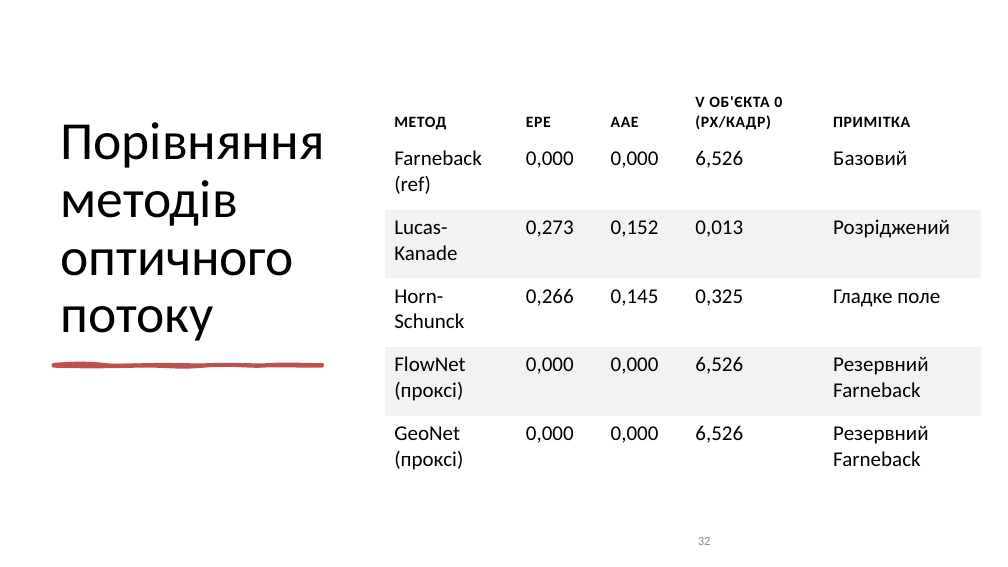
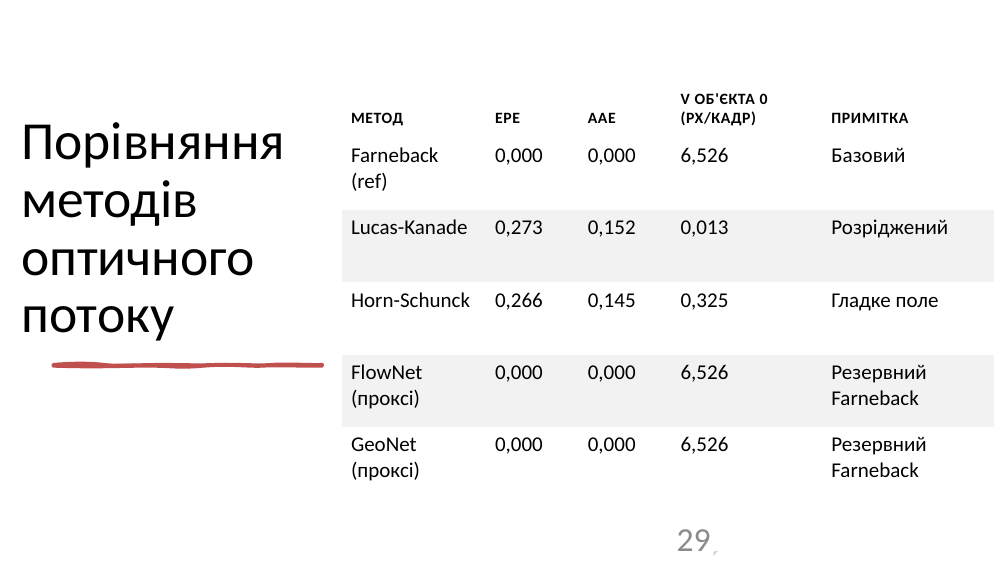
Before and after one commit to ly0wenka/dis_f, a slide deck: slide 29 of dissertation_Kondratov_slides.pptx (slide 32 before the commit). Drawn at 1008x567 pixels with LibreOffice and Linux fonts; fonts in the diff are those of the drawing. Boxes give left, top, right and bottom in pixels: in the first picture for what was removed or moved away, otherwise in the second. Text is boxed around its words. In the diff, an @@ line names an element or a change of style, - is before the commit and + after.

```diff
--- a/dissertation_Kondratov_slides.pptx
+++ b/dissertation_Kondratov_slides.pptx
@@ title "Порівняння методів оптичного потоку": place and size @@
-title "Порівняння методів оптичного потоку" at bbox=[60, 122, 324, 341]
+title "Порівняння методів оптичного потоку" at bbox=[21, 122, 285, 341]
@@ table: place and size @@
-table at bbox=[385, 80, 981, 485]
+table at bbox=[342, 73, 996, 499]
@@ page number added at bbox=[644, 526, 718, 556], fill #FFFFFF, outline #000000 2 pt, 32 pt, text #8C8C8C @@
+29
@@ page number removed at bbox=[698, 537, 711, 545] @@
-32
```
Also in this commit, not shown: 34 other slides changed, 6 slides removed.
